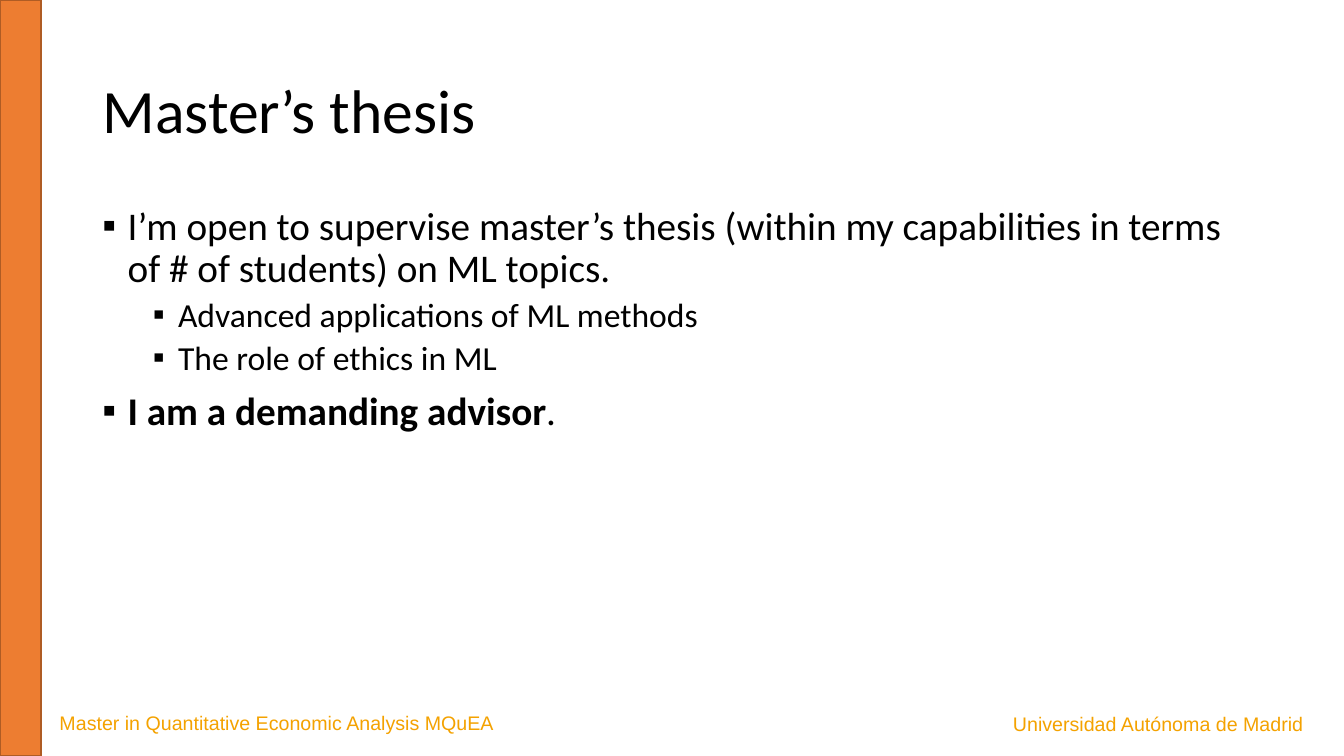
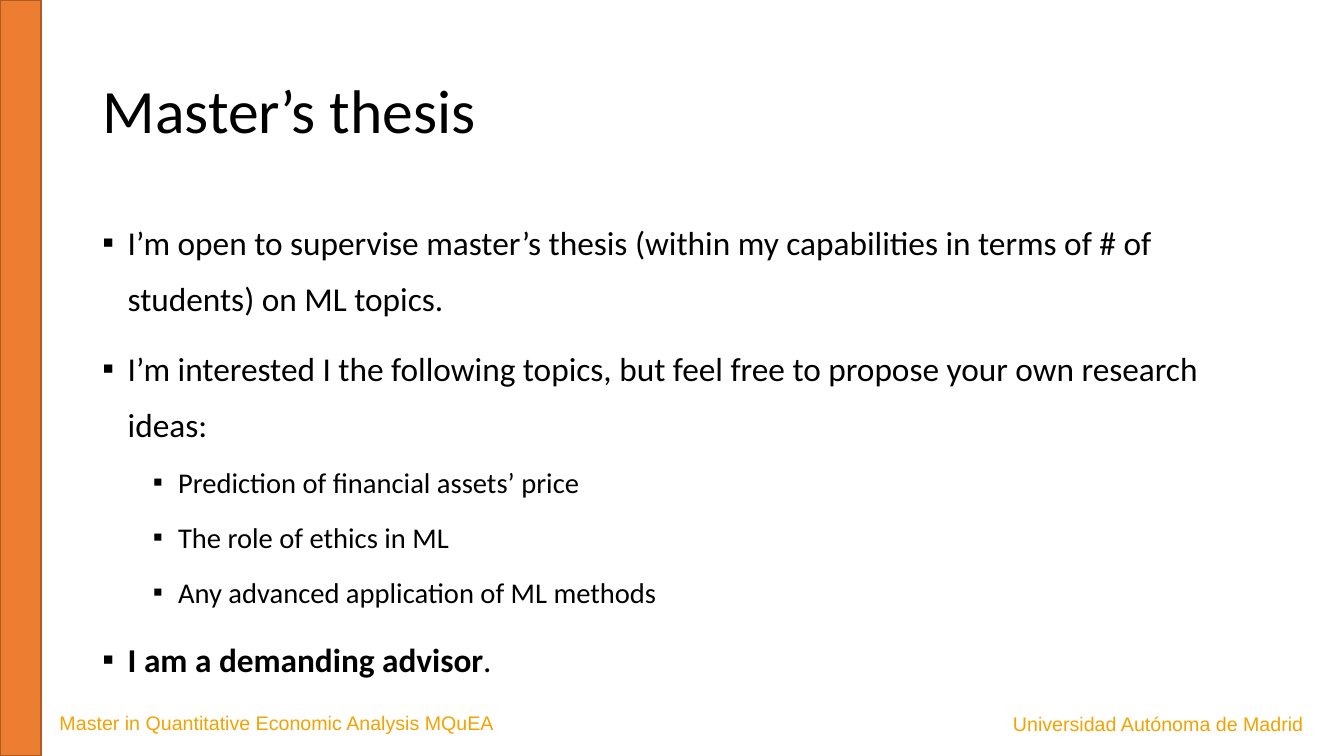
Before and after one commit to JavierBas/IMLEF-MQuEA, a slide deck: slide 11 of Course content/Slides/Topic 0 - Course presentation.pptx. Drawn at 1344x756 pixels with LibreOffice and Linux fonts; fonts in the diff are those of the drawing. Boxes give left, top, right and bottom in pixels: in the first picture for what was removed or moved away, otherwise in the second. Text is boxed around its words. In the diff, an @@ line names an element or a change of style, - is before the commit and + after.

```diff
--- a/Course content/Slides/Topic 0 - Course presentation.pptx
+++ b/Course content/Slides/Topic 0 - Course presentation.pptx
@@ text at (x1=128, y1=231, x2=1152, y2=678): size 28 to 23.8 pt in "I’m open to supervise master’s thesis (within ...", "I am a demanding advisor."; size 24 to 20.4 pt in "The role of ethics in ML"; line spacing 0.9 to 1.4 @@
@@ text at (x1=128, y1=357, x2=1198, y2=498): text changed; size 24 to 23.8 pt @@
-  ▪ Advanced applications of ML methods
+▪ I’m interested I the following topics, but feel free to propose your own research ideas:
+  ▪ Prediction of financial assets’ price
@@ text at (x1=178, y1=583, x2=657, y2=608): paragraph added @@
+  ▪ Any advanced application of ML methods
```
Also in this commit, not shown: 4 other slides changed, 1 other file.
